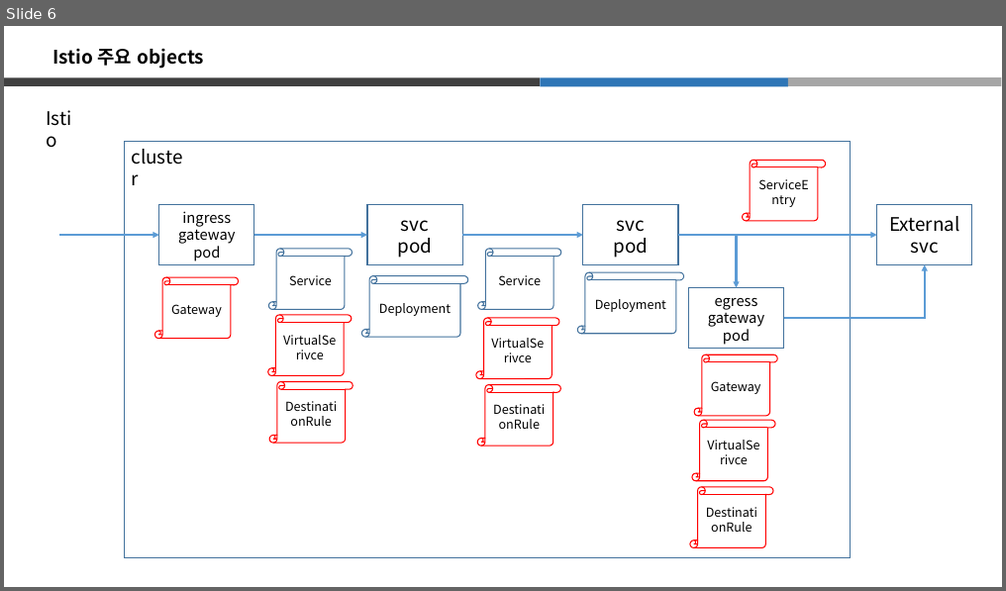
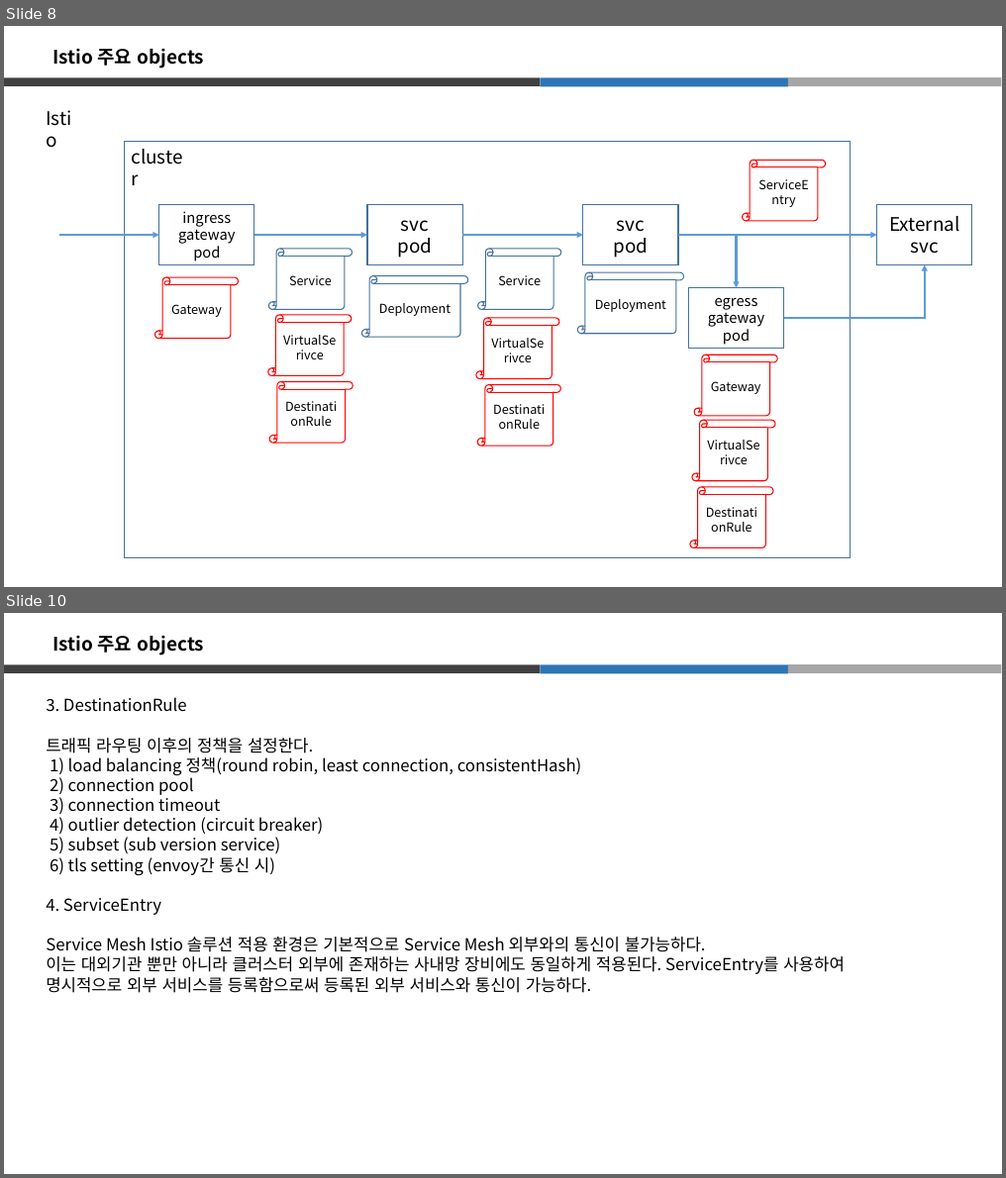
Before and after one commit to hkkkkq/fjfffffdsfdasfdsafdsafjfffffdsfdasfdsafdsafjfffffdsfdasfdsafdsafjfffffdsfdasfdsafdsa, a slide deck: deliverables/13. Tech Support/istio/Istio 소개.pptx. Shown one above the other, each under a label of ours: slide 6 before the commit, slides 8 and 10 after it; the slides between them are not shown. The pictures are 1006x591 and 1006x1178 pixels, drawn with LibreOffice and Linux fonts; fonts in the diff are those of the drawing. Boxes give left, top, right and bottom in pixels: in the first picture for what was removed or moved away, otherwise in the second. Text is boxed around its words. In the diff, an @@ line names an element or a change of style, - is before the commit and + after.

```diff
--- a/deliverables/13. Tech Support/istio/Istio 소개.pptx
+++ b/deliverables/13. Tech Support/istio/Istio 소개.pptx
@@ slide 10 added at <box>4,613,1002,1174</box>, background #FFFFFF @@
@@ text added at <box>54,635,205,656</box>, 18 pt, text #000000, bold @@
+Istio 주요 objects
@@ rectangle added at <box>4,664,540,672</box>, fill #404040 @@
@@ rectangle added at <box>540,664,788,673</box>, fill #2E75B6 @@
@@ rectangle added at <box>788,664,1001,673</box>, fill #A6A6A6 @@
@@ text added at <box>46,697,845,993</box>, 16 pt, text #000000 @@
+3. DestinationRule
+트래픽 라우팅 이후의 정책을 설정한다.
+1) load balancing 정책(round robin, least connection, consistentHash)
+2) connection pool
+3) connection timeout
+4) outlier detection (circuit breaker)
+5) subset (sub version service)
+6) tls setting (envoy간 통신 시)
+4. ServiceEntry
+Service Mesh Istio 솔루션 적용 환경은 기본적으로 Service Mesh 외부와의 통신이 불가능하다.
+이는 대외기관 뿐만 아니라 클러스터 외부에 존재하는 사내망 장비에도 동일하게 적용된다. ServiceEntry를 사용하여
+명시적으로 외부 서비스를 등록함으로써 등록된 외부 서비스와 통신이 가능하다.
@@ what was slide 6 is now slide 8 @@
```
Also in this commit, not shown: 4 other slides added.
